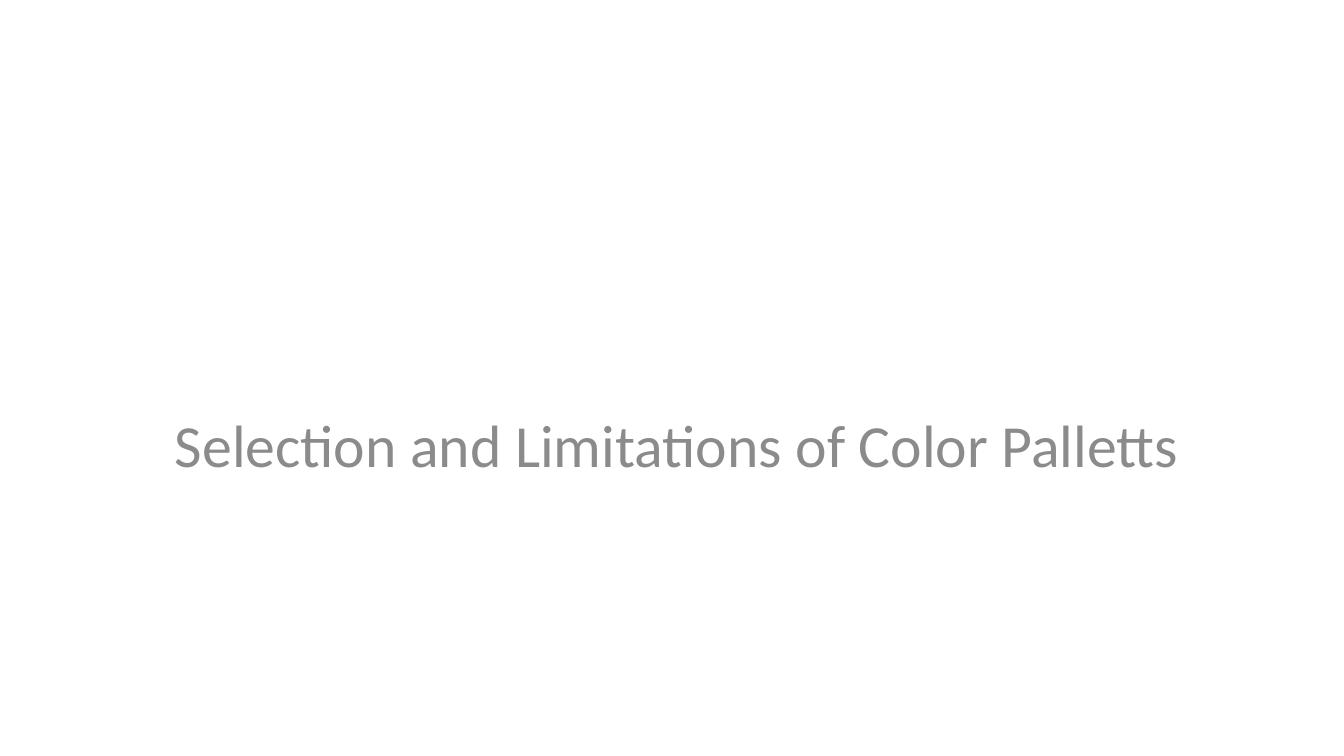
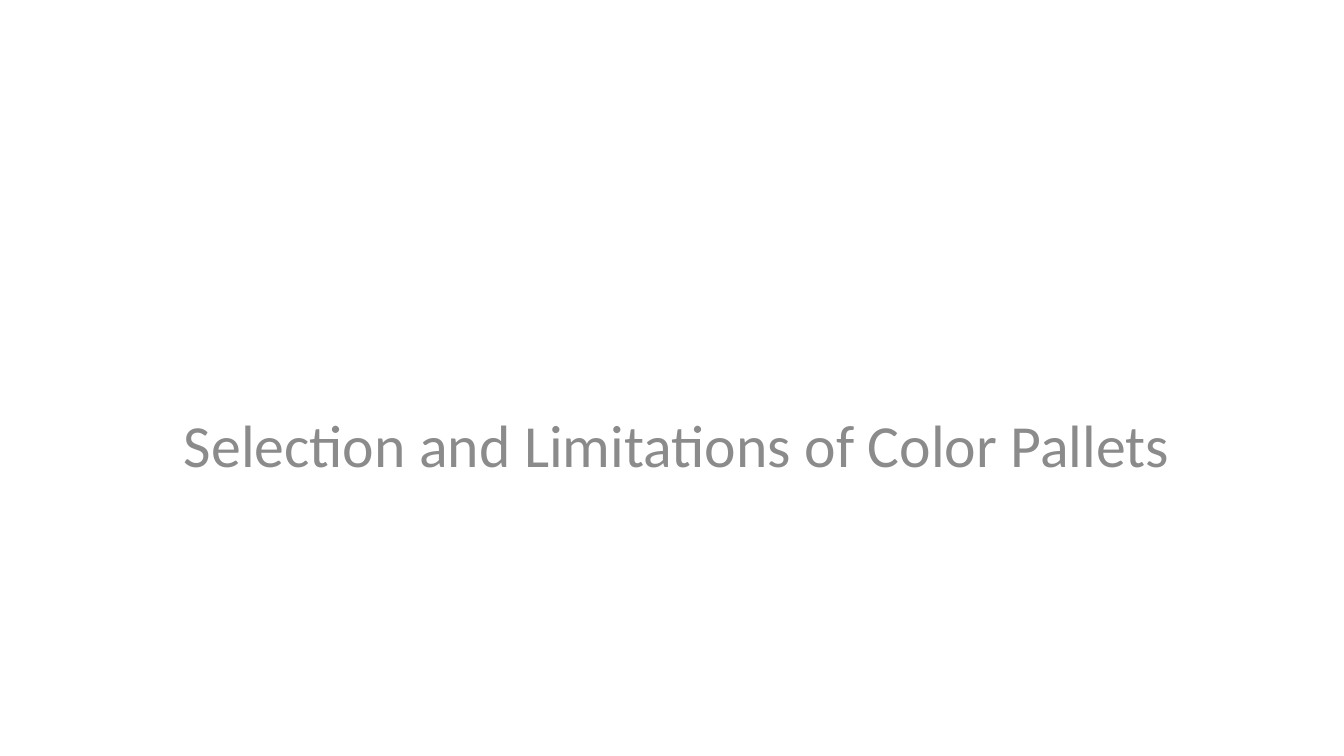
Before and after one commit to StephenElston/CSCI-E-83, a slide deck: slide 50 of LectureSlides/01_PreceptionForScientificVisualization.pptx. Drawn at 1344x756 pixels with LibreOffice and Linux fonts; fonts in the diff are those of the drawing. Boxes give left, top, right and bottom in pixels: in the first picture for what was removed or moved away, otherwise in the second. Text is boxed around its words. In the diff, an @@ line names an element or a change of style, - is before the commit and + after.

```diff
--- a/LectureSlides/01_PreceptionForScientificVisualization.pptx
+++ b/LectureSlides/01_PreceptionForScientificVisualization.pptx
@@ text at (184,425,1169,468): text changed @@
-Selection and Limitations of Color Palletts
+Selection and Limitations of Color Pallets
```
Also in this commit, not shown: 14 other slides changed, 1 slide added, 1 slide removed.
